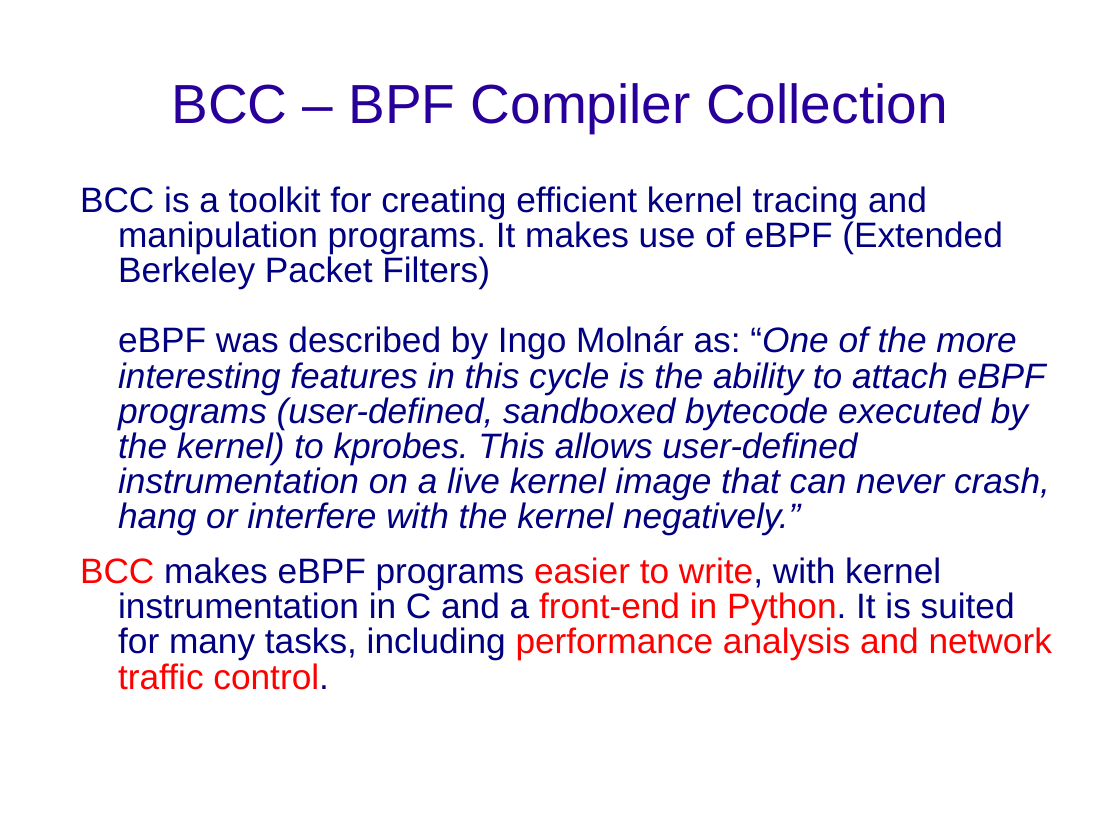
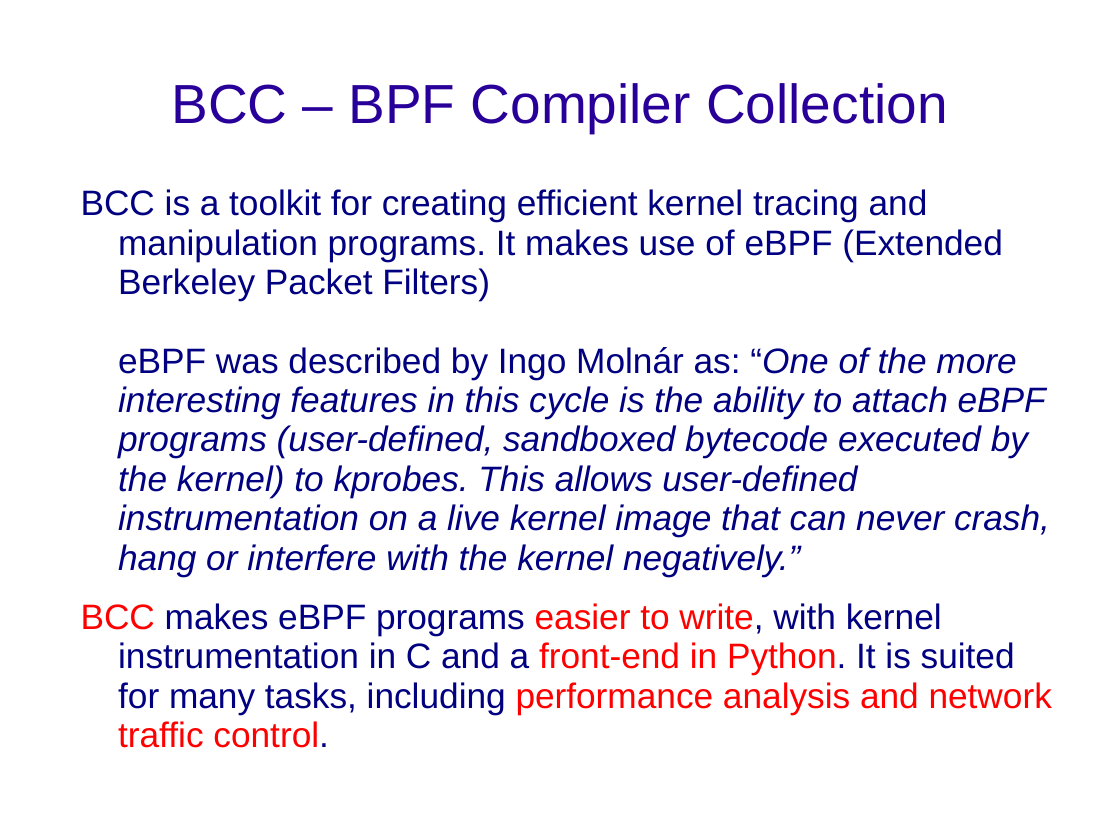
Before and after one commit to netgroup-polito/ebpf-test, a slide deck: slide 12 of eBPF - Short Presentation.ppt (slide 11 before the commit). Drawn at 1120x840 pixels with LibreOffice and Linux fonts; fonts in the diff are those of the drawing; background and template pictures are left out. Boxes give left, top, right and bottom in pixels: in the first picture for what was removed or moved away, otherwise in the second. Text is boxed around its words. In the diff, an @@ line names an element or a change of style, - is before the commit and + after.

```diff
--- a/eBPF - Short Presentation.ppt
+++ b/eBPF - Short Presentation.ppt
@@ text "BCC is a toolkit for ..." at bbox=[81, 189, 1052, 748]: indent changed; line spacing 0.83 to 0.93 @@
```
Also in this commit, not shown: 8 other slides changed, 1 slide added, 5 other files.
